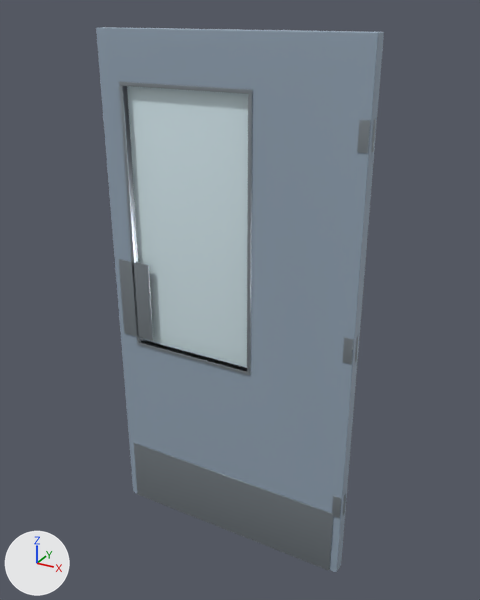
Renders of the FBX model unity/Assets/Models/Environment/Doors/door_leaf_diag.fbx from each side of a commit.
Before and after are seen from a 50 mm camera at (1.18, -2.1, 2.16) aimed at (0.02, 0.01, 1.11). The lights are fixed; the arrows at lower left show +X, +Y and +Z. The first picture is the older version. Where no turn or scale is listed for an object, it has been applied to the vertices. Vertices at exactly the same position are counted once.

The first picture shows 'EQ_door_leaf_diag_M_DoorDiag', 'EQ_door_leaf_diag_M_DoorGlass', 'EQ_door_leaf_diag_M_SteelBrushed'.
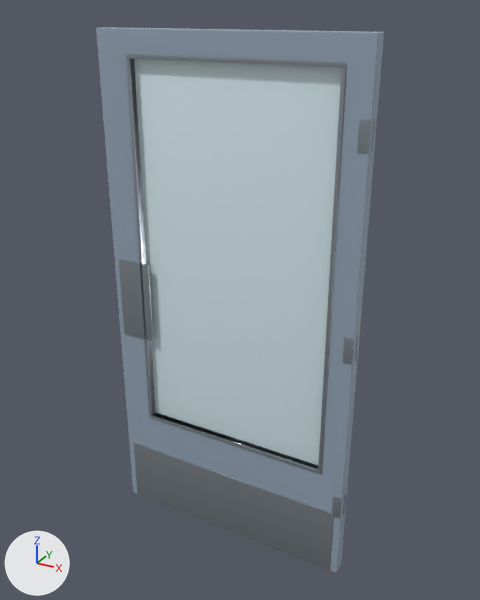
The edits, one by one:
me_cube_035 is used by ob_eq_door_leaf_diag_m_doorglass; location (0.0, 0.0, 0.0).
me_cube_035 had 56 vertices, 54 faces and spanned x -0.425..0.105, y -0.059..-0.051, z 0.85..1.91.
me_cube_035 now has 56 vertices, 54 faces and spans x -0.385..0.425, y -0.059..-0.051, z 0.495..2.005.
me_cube_035 part 1: the whole mesh is multiplied about its middle by the matrix ((1.53, 0.0, 0.0), (0.0, 1.0, 0.0), (0.0, 0.0, 1.425)), then moved by (0.18, 0.0, -0.13).
me_cube_031 is used by ob_eq_door_leaf_diag_m_steelbrushed; location (0.0, 0.0, 0.0).
me_cube_031 had 980 vertices, 844 faces and spanned x -0.5..0.53, y -0.09..0.04, z 0.01..1.92.
me_cube_031 now has 984 vertices, 844 faces and spans x -0.5..0.53, y -0.09..0.04, z 0.01..2.01.
me_cube_031 part 2: the loose piece of 216 vertices spanning x -0.43..0.11, y -0.09..-0.02, z 0.84..1.92 is rebuilt with 164 vertices and now spans x -0.39..0.43, y -0.09..-0.02, z 0.49..2.01.
me_cube_031 part 3: a new loose piece of 56 vertices spanning x 0.42..0.43, y -0.09..-0.02, z 0.5..2.0, in mat_m_steelbrushed (grey #a6afb6).
Other edits to the shape of me_cube_031 do not show in these pictures.
me_cube_029 has 104 vertices, 104 faces and spans x -0.53..0.53, y -0.08..-0.03, z 0.01..2.1.
me_cube_029 is used by ob_eq_door_leaf_diag_m_doordiag; location (0.0, 0.0, 0.0).
Part 4, on me_cube_029:
Vertex 96 of me_cube_029 moves from (-0.42, -0.08, 1.9) at pixel (122, 85) to (-0.38, -0.08, 2.0) at pixel (130, 58).
Vertex 97 of me_cube_029 moves from (0.1, -0.08, 1.9) at pixel (248, 93) to (0.42, -0.08, 2.0) at pixel (341, 67).
Vertex 98 of me_cube_029 moves from (-0.42, -0.08, 0.86) at pixel (140, 342) to (-0.38, -0.08, 0.5) at pixel (152, 414).
Vertex 99 of me_cube_029 moves from (0.1, -0.08, 0.86) at pixel (247, 371) to (0.42, -0.08, 0.5) at pixel (318, 469).
Vertex 100 of me_cube_029 moves from (-0.42, -0.03, 0.86) to (-0.38, -0.03, 0.5).
Vertex 101 of me_cube_029 moves from (-0.42, -0.03, 1.9) to (-0.38, -0.03, 2.0).
Vertex 102 of me_cube_029 moves from (0.1, -0.03, 1.9) to (0.42, -0.03, 2.0).
Vertex 103 of me_cube_029 moves from (0.1, -0.03, 0.86) to (0.42, -0.03, 0.5).

Where the change shows, as pixel boxes (x1, y1, x2, y2) in the pictures (480 x 600 px; the box of a moved part takes in the faces that stretch with it):
part 1 of me_cube_035, moved or reshaped: before (127, 86, 248, 368); after (134, 59, 342, 465)
part 2 of me_cube_031, rebuilt (64% wider, 43% taller): before (119, 82, 253, 376); after (126, 54, 347, 474)
part 3 of me_cube_031, added: after (318, 67, 346, 471)
part 4 of me_cube_029, moved or reshaped: (117, 52, 350, 477) in both
